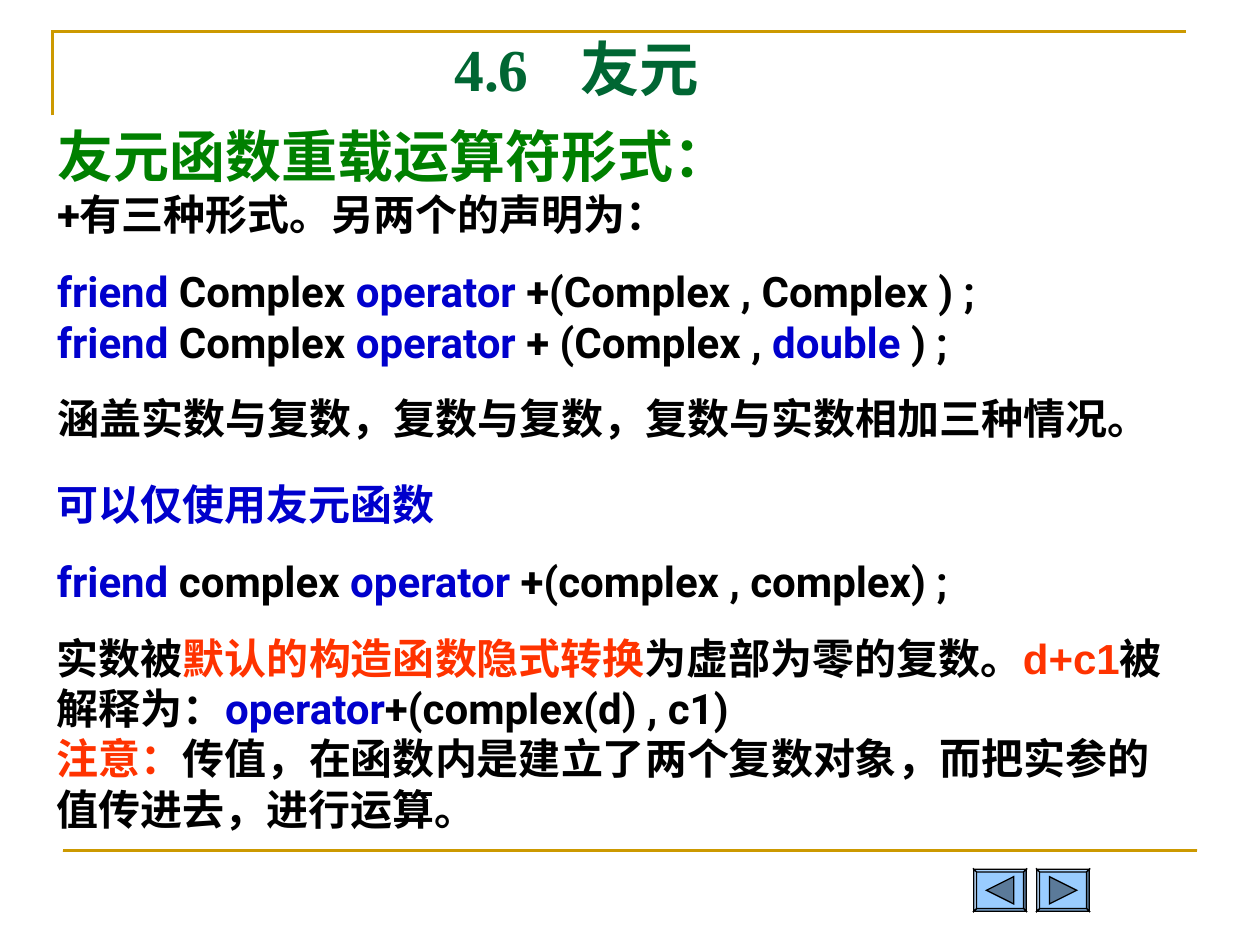
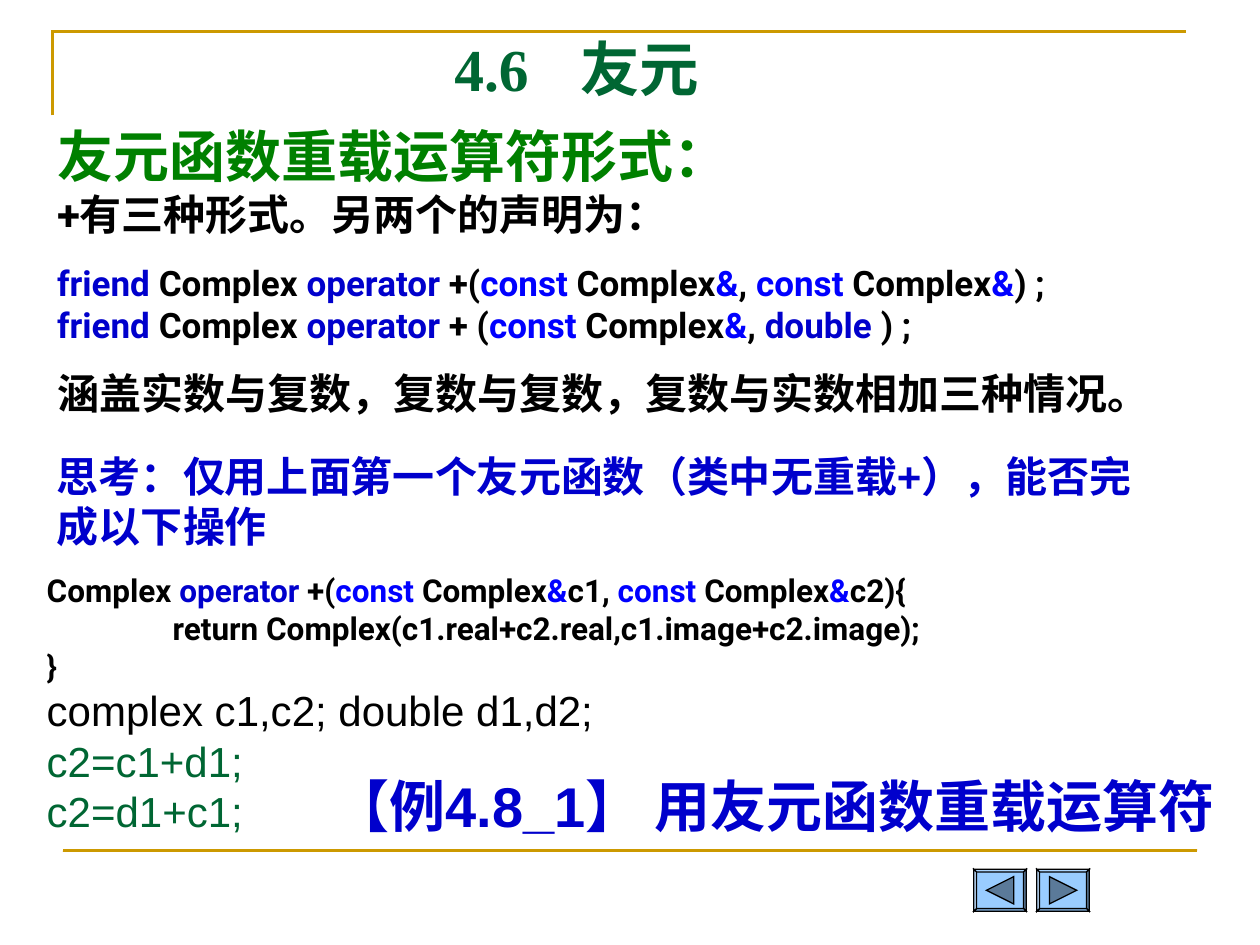
Before and after one commit to Changhe160/Changhe160.github.io, a slide deck: slide 60 of teachingRes/Cplusplus/unit04类与对象.ppt. Drawn at 1260x945 pixels with LibreOffice and Linux fonts; fonts in the diff are those of the drawing. Boxes give left, top, right and bottom in pixels: in the first picture for what was removed or moved away, otherwise in the second. Text is boxed around its words. In the diff, an @@ line names an element or a change of style, - is before the commit and + after.

```diff
--- a/teachingRes/Cplusplus/unit04类与对象.ppt
+++ b/teachingRes/Cplusplus/unit04类与对象.ppt
@@ text at box(57, 268, 1026, 346): text changed; size 24 to 20 pt @@
-friend Complex operator +(Complex , Complex ) ;
-friend Complex operator + (Complex , double ) ;
+friend Complex operator +(const Complex&, const Complex&) ;
+friend Complex operator + (const Complex&, double ) ;
@@ text added at box(57, 456, 1131, 546), 24 pt, text #0000CC, bold @@
+思考：仅用上面第一个友元函数（类中无重载+），能否完成以下操作
@@ text removed at box(57, 484, 1162, 831) @@
-可以仅使用友元函数
-friend complex operator +(complex , complex) ;
-实数被默认的构造函数隐式转换为虚部为零的复数。d+c1被解释为：operator+(complex(d) , c1)
-注意：传值，在函数内是建立了两个复数对象，而把实参的值传进去，进行运算。
@@ text added at box(47, 577, 920, 833), 18 pt, text #000000, bold @@
+Complex operator +(const Complex&c1, const Complex&c2){
+return Complex(c1.real+c2.real,c1.image+c2.image);
+}
+complex c1,c2; double d1,d2;
+c2=c1+d1;
+c2=d1+c1;
@@ text added at box(333, 779, 1214, 834), 32 pt, text #0000CC, bold @@
+【例4.8_1】 用友元函数重载运算符
```
Also in this commit, not shown: 17 other slides changed, 1 slide added, 2 slides removed, 1 other file.
